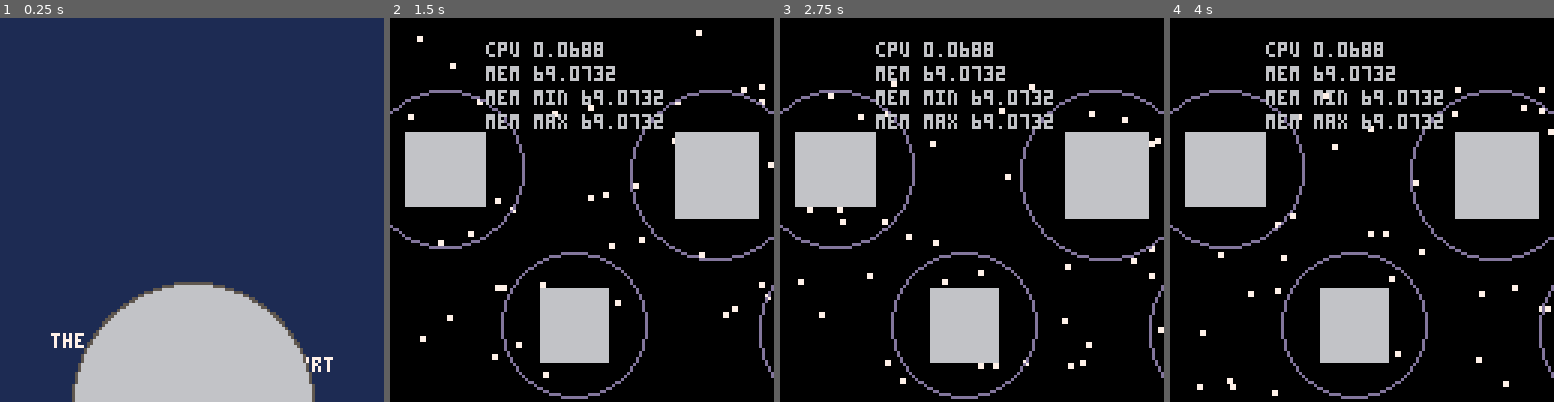
Above: before the commit, frames 1-4 (left to right).
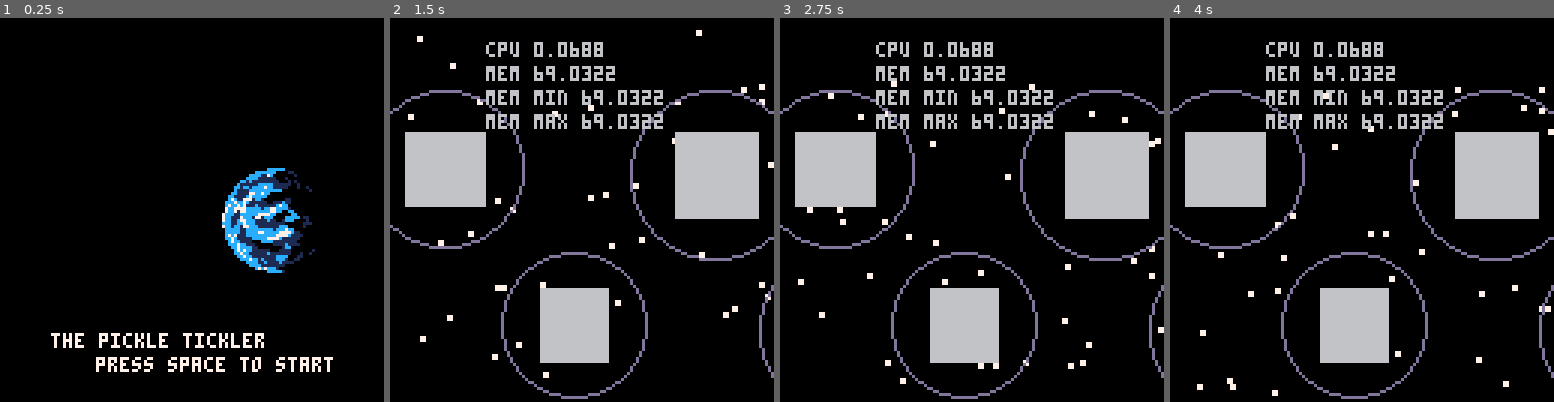
Above: after the commit, the same moments.

Repository: woofers/discord-jam-2
Game: PICO-8 cartridge discord-jam-2.p8
The game is run twice, just before and just after one commit, with the same random seed, the same clock (stepped at 60 frames per second) and the same inputs.
Inputs:
- Up to frame 1 (0.25 s): no input
- Up to frame 2 (1.5 s): tap X (X key) at 0.33, 1.07 s; tap O (Z key) at 0.7 s
- Up to frame 3 (2.75 s): hold Right 1.6-2.1 s; tap O (Z key) at 1.7, 2.1, 2.5 s; tap X (X key) at 1.85 s; hold Up 2.15-2.42 s; hold Right from 2.47 s (still down)
- Up to frame 4 (4 s): tap O (Z key) at 2.9, 3.3, 3.7 s; tap X (X key) at 2.97 s; release Right at 3.03 s; hold Left 3.08-3.58 s; hold Down 3.63-3.97 s

The runs differ from the first frame. In frame 1, 98% of the frame differs, in the area x 0-100%, y 0-100%; in frame 2, 0.1%; in frame 3, 0.1%; in frame 4, 0.1%.

Commit message:
Update discord-jam-2.p8

Diff:
--- a/discord-jam-2.p8
+++ b/discord-jam-2.p8
@@ -290,19 +290,13 @@
 end
 
 function menu:render(dt)
-   bg(1)
+   bg(0)
 
    print("the pickle tickler", 17, 105, 7)
    print("press space to start", 32, 113, 7)
 
-   --drawing a moon
-   draw_circle(64, 128, 40, 5, 1, 6)
-
-   -- draw frame
-   --draw_rectangle(39, 42, 50, 50, 9, 2, 8)
-
-   -- draw ram
-   --sspr(0, 32, 16, 16, 41, 46, 80, 80)
+   -- draw planet
+   spr(12, 74, 50, 4, 5)
 
 end
 
